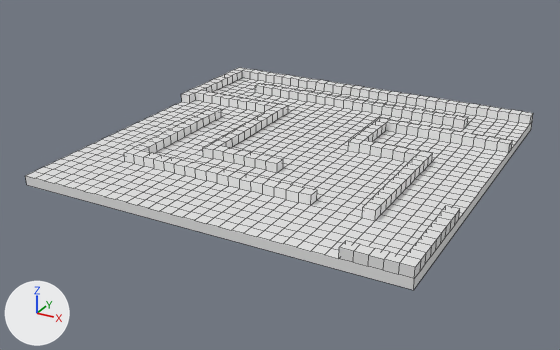
The Blender file labyrinth_2.blend as it was, and as the next commit left it.
One viewpoint serves both versions: a 50 mm camera at (35.5, -69.1, 31.1) aimed at (-1.8, -1.4, -2.7). Every picture has the same lights, and +X, +Y and +Z are marked at lower left. Mesh edges are drawn as thin lines.
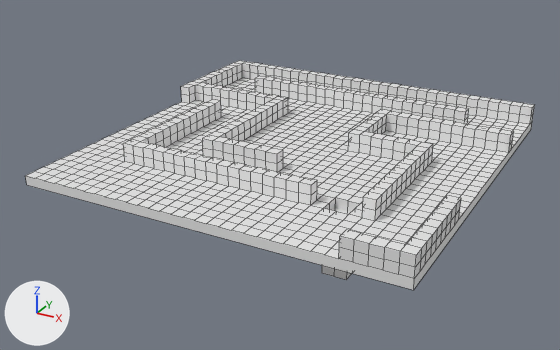
Commit message: added broken labyrinth

Location of each change, [x1, y1, x2, y2] in pixels of the pictures (560 x 350 px):
'Cube', reshaped
    before: [25, 67, 533, 290]
    after: [25, 60, 534, 290]
part 1 of me_cube_002, added
    after: [123, 60, 534, 267]
part 2 of me_cube_002, added
    after: [322, 198, 360, 280]
part 3 of me_cube_002, deleted
    before: [324, 198, 360, 214]

The edits, one by one:
me_cube_002 is used by ob_cube; location (0.0, 0.0, 0.0); scale (20.0, 20.0, 0.5).
me_cube_002 had 1835 vertices, 1769 faces and spanned x -1.0..1.0, y -1.0..1.0, z -2.0..3.0.
me_cube_002 now has 2193 vertices, 2127 faces and spans x -1.0..1.0, y -1.0..1.0, z -12.35..5.0.
me_cube_002 part 1: 350 vertices added at x -1.0..1.0, y -1.0..1.0, z 5.0.
me_cube_002 part 2: 9 vertices added at x 0.44..0.56, y -0.62..-0.5, z -12.35.
me_cube_002 part 3: 1 vertex removed from x 0.5, y -0.56, z 1.0.
